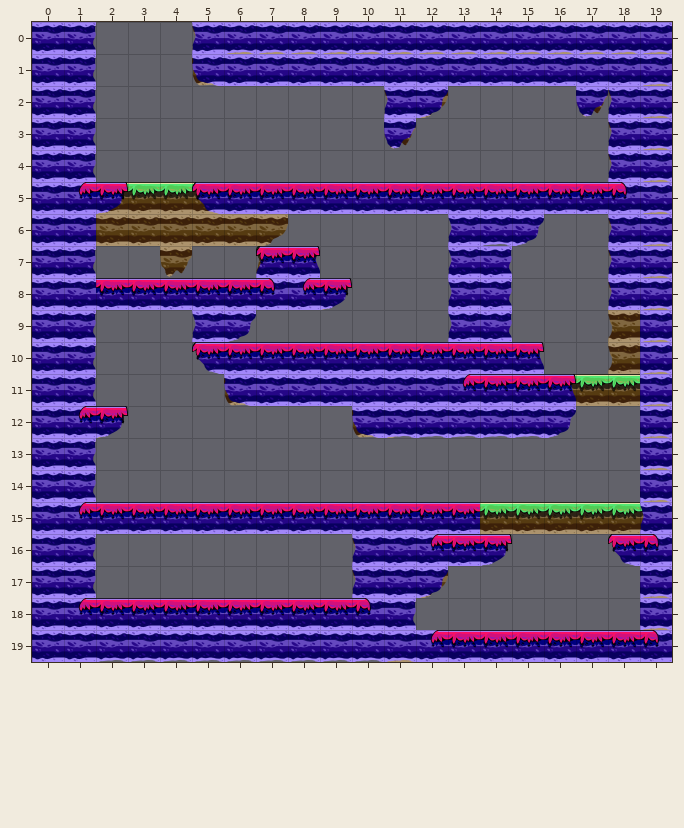
Two versions of a level (Tiled map, assets/Level_2.tmx). Above, as it was before the edit.
Cells are 128x128 px. Shown: x 0..19, y 0..19.
After:
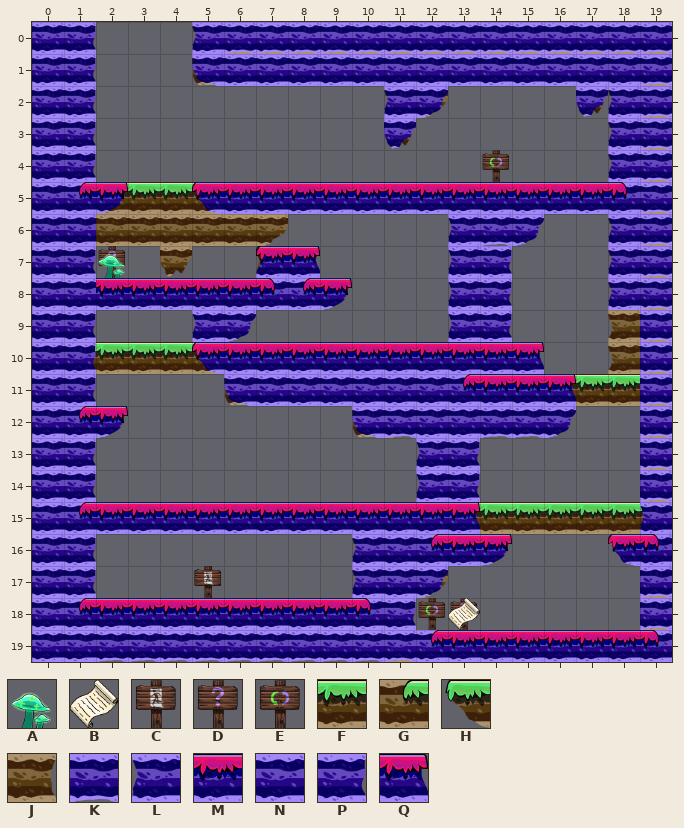
Key: from "misctileset": A 0, B 1, C 2, D 5, E 7; from "tileset_v1": F 0, G 4, H 5, J 7; from "tileset_v2": K 0, L 1, M 3, N 9, P 10, Q 14.
_ is an empty cell, . an unchanged one.
Tiles of an added or newly shown layer are drawn over the layers below it.
The exact change:
--- layer "Tiles"
@@ x 1..5 @@
-10 J___H
+10 GFFFF
--- layer "Tiles2"
@@ x 12..13 @@
-12 KK
-13 __
-14 __
-15 .M
+12 NN
+13 LP
+14 LP
+15 .Q
--- layer "Tiles3" (added)
@@ x 2..2 @@
- 7 _
+ 7 D
@@ x 5..13 @@
-17 _........
-18 .......__
+17 E........
+18 .......ED
--- layer "Tiles4" (added)
@@ x 14..14 @@
- 4 _
+ 4 E
@@ x 2..2 @@
- 7 _
+ 7 A
@@ x 5..13 @@
-17 _........
-18 ........_
+17 C........
+18 ........B
Pixel boxes of the changes (left, top, right, bottom) in both pictures:
added: (482, 150, 509, 182)
added: (98, 246, 125, 278)
changed: (93, 342, 219, 374)
changed: (416, 433, 480, 527)
added: (194, 566, 221, 598)
added: (418, 598, 480, 630)
